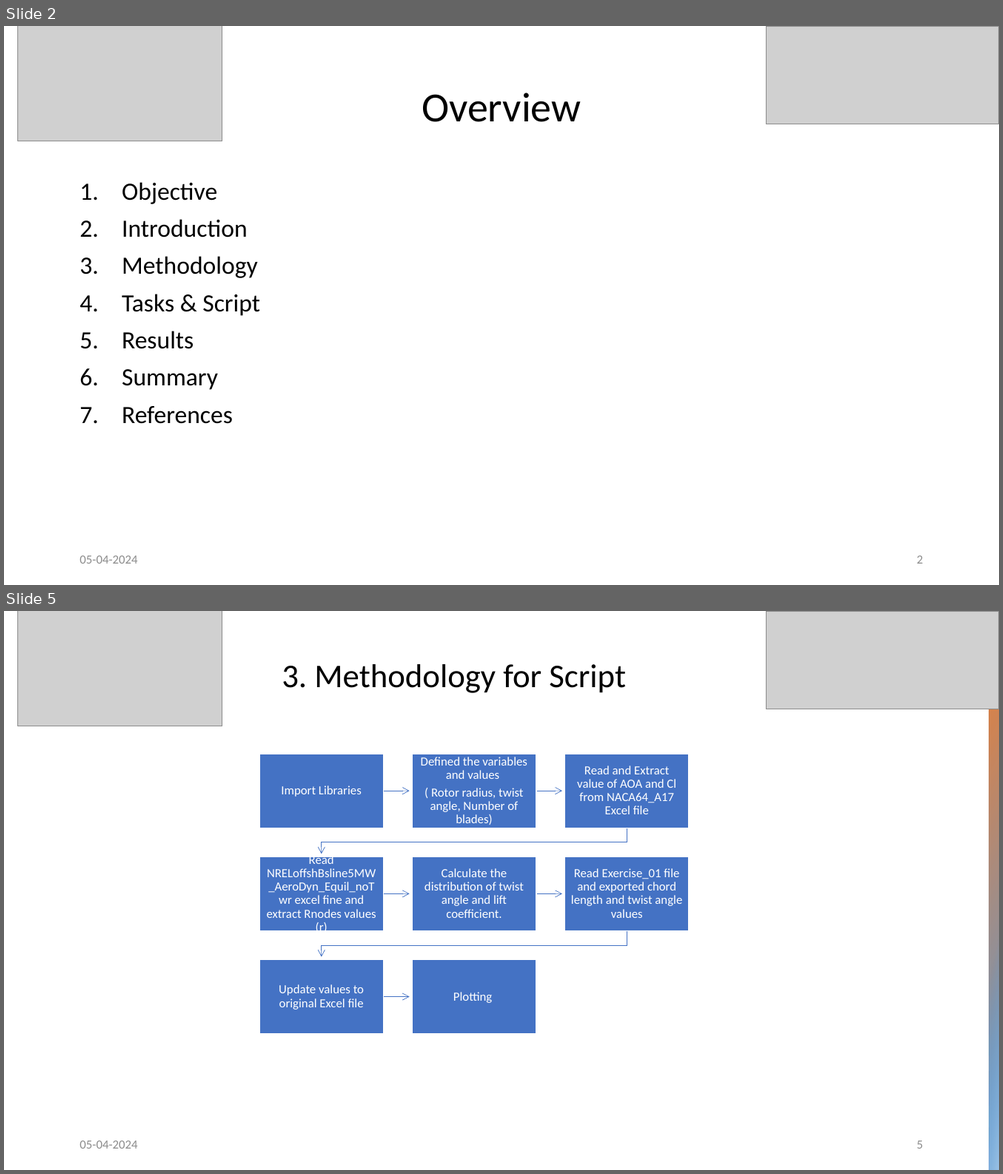
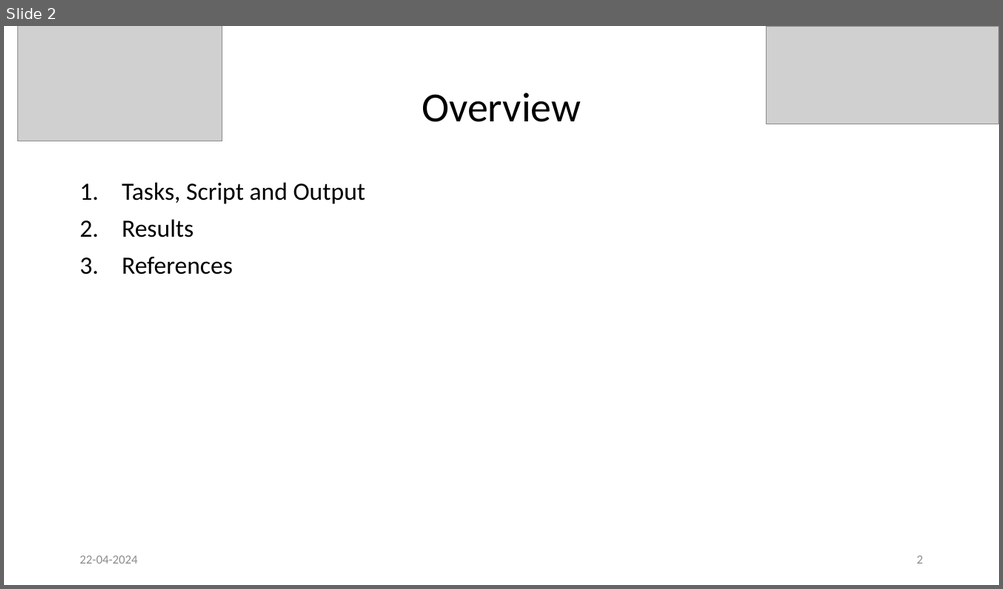
Before and after one commit to KSoni1505/Blade-Design-According-to-Betz-for-the-NREL-5MW-Wind-Turbine, a slide deck: Exercise_01_Aerodynamic .pptx. Shown one above the other, each under a label of ours: slides 2 and 5 before the commit, slide 2 after it; the slides between them are not shown. The pictures are 1003x1174 and 1003x589 pixels, drawn with LibreOffice and Linux fonts; fonts in the diff are those of the drawing; grey boxes stand for pictures. Boxes give left, top, right and bottom in pixels: in the first picture for what was removed or moved away, otherwise in the second. Text is boxed around its words. In the diff, an @@ line names an element or a change of style, - is before the commit and + after.

```diff
--- a/Exercise_01_Aerodynamic .pptx
+++ b/Exercise_01_Aerodynamic .pptx
@@ slide 5 removed at bbox=[4, 611, 999, 1170], background #FFFFFF @@
@@ picture removed at bbox=[17, 611, 222, 726] @@
@@ picture removed at bbox=[765, 611, 999, 709] @@
@@ rectangle removed at bbox=[989, 611, 999, 1170] @@
@@ title removed at bbox=[282, 664, 626, 693] @@
-3. Methodology for Script
@@ rectangle removed at bbox=[989, 899, 999, 1170] @@
@@ group removed at bbox=[259, 754, 689, 1035]: 8 rectangles, 8 texts, 7 freeform shapes @@
-Import Libraries
-Defined the variables and values
-( Rotor radius, twist angle, Number of blades)
-Read and Extract value of AOA and Cl from NACA64_A17 Excel file
-Read NRELoffshBsline5MW_AeroDyn_Equil_noTwr excel fine and extract Rnodes values (r)
-Calculate the distribution of twist angle and lift coefficient.
-Read Exercise_01 file and exported chord length and twist angle values
-Update values to original Excel file
-Plotting
@@ text removed at bbox=[79, 1141, 137, 1149] @@
-05-04-2024
@@ page number removed at bbox=[916, 1141, 922, 1149] @@
-5
@@ slide 2 changed as well @@
@@ text at bbox=[122, 182, 366, 204]: text changed @@
-1. Objective
-2. Introduction
-3. Methodology
-4. Tasks & Script
+1. Tasks, Script and Output
@@ text at bbox=[122, 369, 218, 390]: paragraph removed @@
-6. Summary
@@ text at bbox=[79, 556, 137, 564]: text changed @@
-05-04-2024
+22-04-2024
```
Also in this commit, not shown: 6 other slides changed, 6 slides added, 3 other slides removed, 13 other files.
